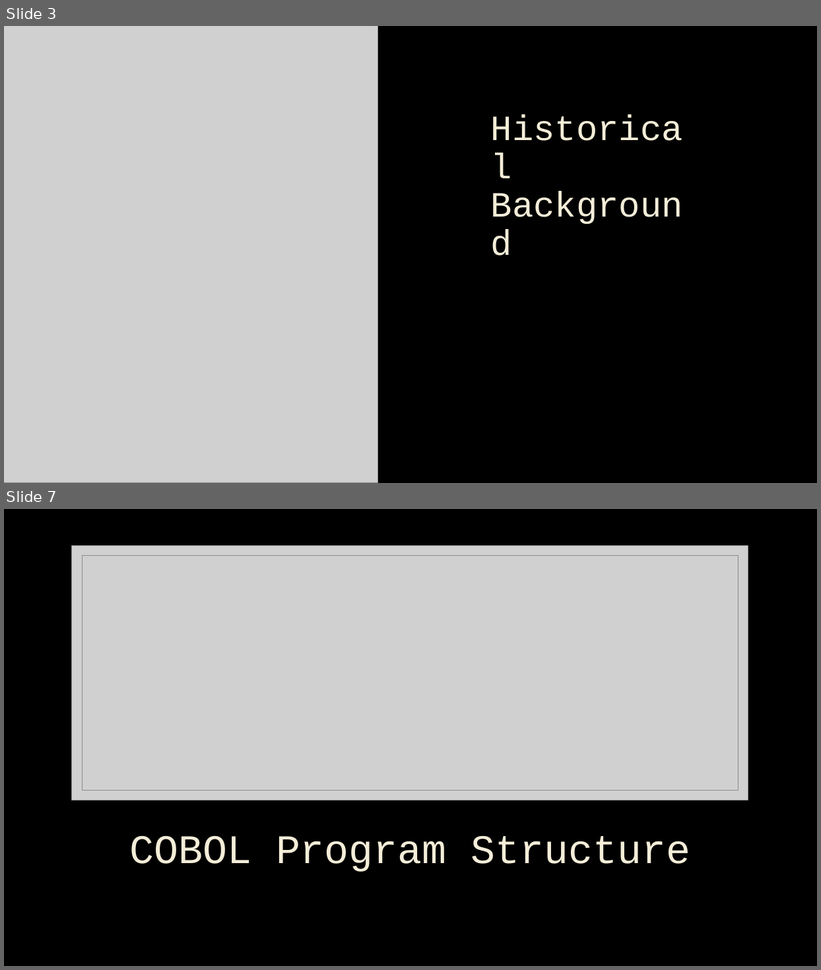
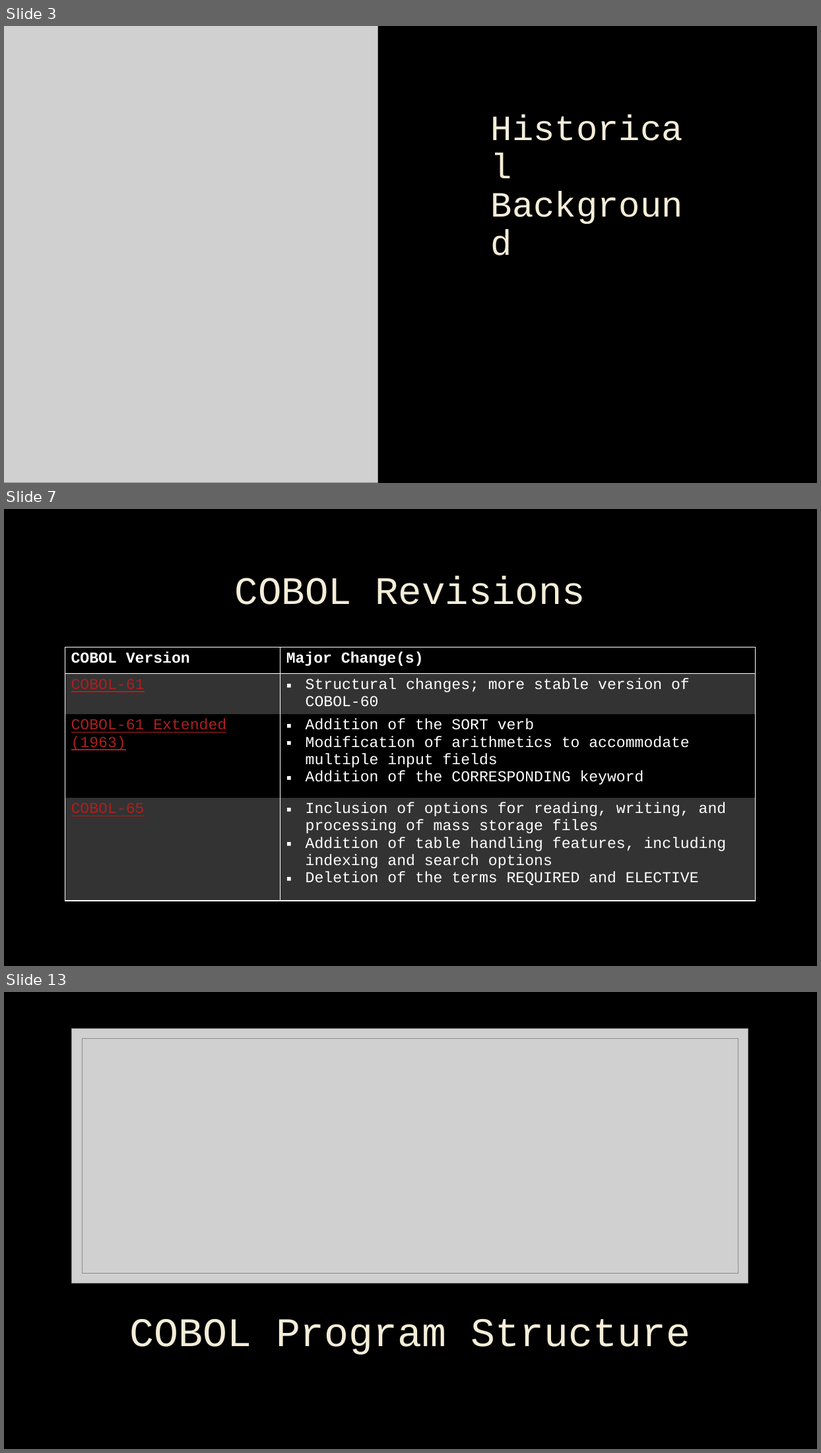
Before and after one commit to n1zuu/cobol-stack-demo, a slide deck: cobol/cobol.pptx. Shown one above the other, each under a label of ours: slides 3 and 7 before the commit, slides 3, 7 and 13 after it; the slides between them are not shown. The pictures are 821x970 and 821x1453 pixels, drawn with LibreOffice and Linux fonts; fonts in the diff are those of the drawing; grey boxes stand for pictures; background and template pictures are left out. Boxes give left, top, right and bottom in pixels: in the first picture for what was removed or moved away, otherwise in the second. Text is boxed around its words. In the diff, an @@ line names an element or a change of style, - is before the commit and + after.

```diff
--- a/cobol/cobol.pptx
+++ b/cobol/cobol.pptx
@@ slide 7 added at (4, 509, 817, 966), background picture (left out) @@
@@ title added at (235, 576, 585, 605), 46 pt, text #F4EDD8 @@
+COBOL Revisions
@@ table added at (65, 648, 756, 889), 4 rows, 2 columns @@
+COBOL Version | Major Change(s)
+COBOL-61 | Structural changes; more stable version of COBOL-60
+COBOL-61 Extended (1963) | Addition of the SORT verb / Modification of arithmetics to accommodate multiple input fields / Addition of the CORRESPONDING keyword
+COBOL-65 | Inclusion of options for reading, writing, and processing of mass storage files / Addition of table handling features, including indexing and search options / Deletion of the terms REQUIRED and ELECTIVE
@@ what was slide 7 is now slide 13 @@
```
Also in this commit, not shown: 10 slides changed, 19 other slides added.
